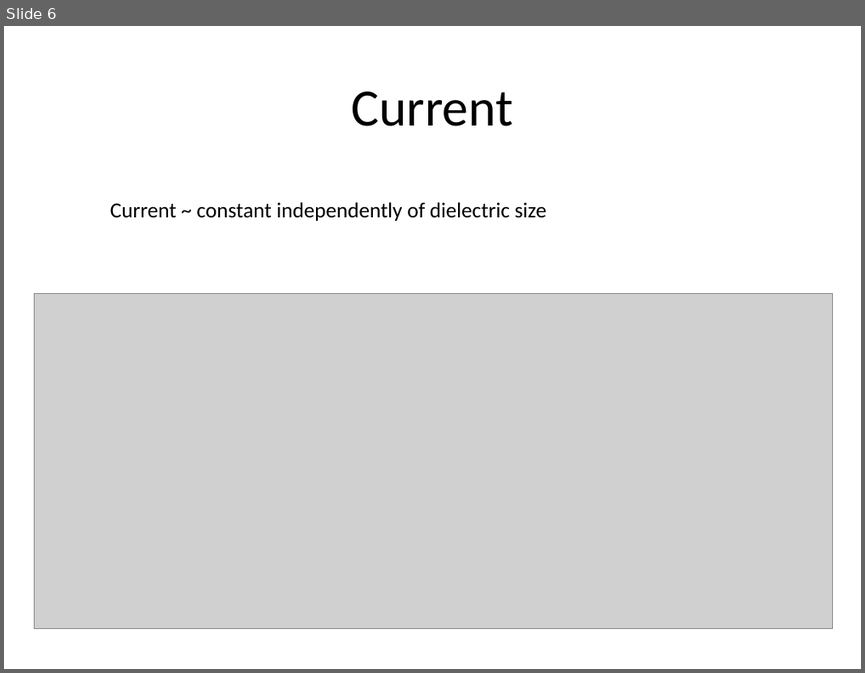
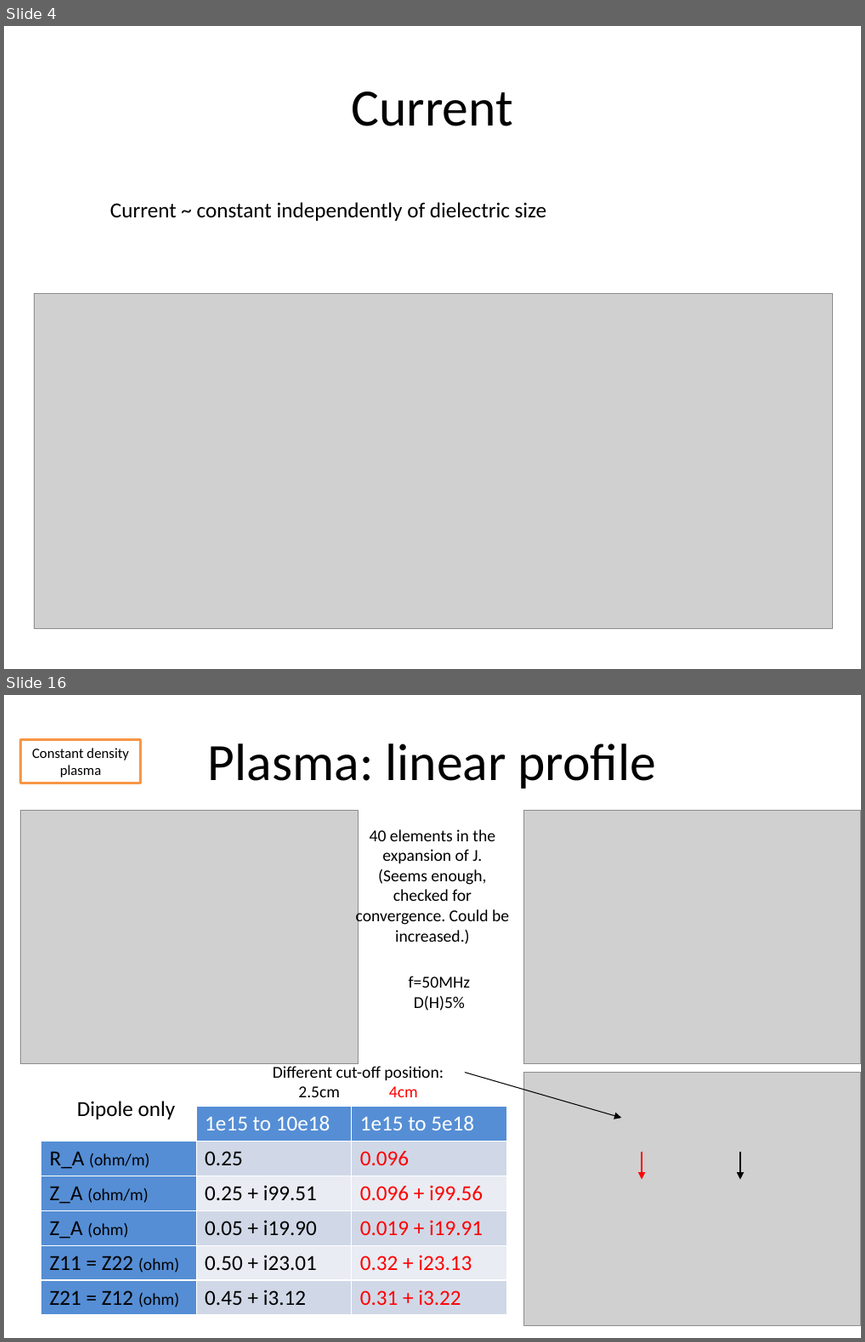
Before and after one commit to jhillairet/SOFT2018_Cold_Plasma_Modeling, a slide deck: Test Configurations/Results.pptx. Shown one above the other, each under a label of ours: slide 6 before the commit, slides 4 and 16 after it; the slides between them are not shown. The pictures are 865x673 and 865x1342 pixels, drawn with LibreOffice and Linux fonts; fonts in the diff are those of the drawing; grey boxes stand for pictures. Boxes give left, top, right and bottom in pixels: in the first picture for what was removed or moved away, otherwise in the second. Text is boxed around its words. In the diff, an @@ line names an element or a change of style, - is before the commit and + after.

```diff
--- a/Test Configurations/Results.pptx
+++ b/Test Configurations/Results.pptx
@@ slide 16 added at [4,695,861,1338], background #FFFFFF @@
@@ rectangle added at [21,739,141,783], fill #FFFFFF, outline #F79646 2 pt, 12 pt, text #000000 @@
+Constant density plasma
@@ title added at [208,743,656,789], 44 pt, text #000000 @@
+Plasma: linear profile
@@ picture added at [21,811,358,1063] @@
@@ picture added at [523,811,861,1063] @@
@@ text added at [356,829,509,944], 14 pt, text #000000 @@
+40 elements in the expansion of J.
+(Seems enough, checked for convergence. Could be increased.)
@@ text added at [409,975,470,1010], 14 pt, text #000000 @@
+f=50MHz
+D(H)5%
@@ text added at [273,1066,443,1097], 14 pt, text #000000 @@
+Different cut-off position:
+2.5cm 4cm
@@ arrow added from (465, 1072) to (621, 1117), #000000 0.75 pt @@
@@ picture added at [523,1072,861,1325] @@
@@ text added at [77,1100,176,1119], 18 pt, text #000000 @@
+Dipole only
@@ table added at [41,1106,506,1315], 6 rows, 3 columns @@
+ | 1e15 to 10e18 | 1e15 to 5e18
+R_A (ohm/m) | 0.25 | 0.096
+Z_A (ohm/m) | 0.25 + i99.51 | 0.096 + i99.56
+Z_A (ohm) | 0.05 + i19.90 | 0.019 + i19.91
+Z11 = Z22 (ohm) | 0.50 + i23.01 | 0.32 + i23.13
+Z21 = Z12 (ohm) | 0.45 + i3.12 | 0.31 + i3.22
@@ arrow added from (642, 1151) to (642, 1179), #FF0000 2 pt @@
@@ arrow added from (740, 1151) to (740, 1179), #000000 2 pt @@
@@ what was slide 6 is now slide 4 @@
```
Also in this commit, not shown: 11 other slides added, 14 slides removed.
